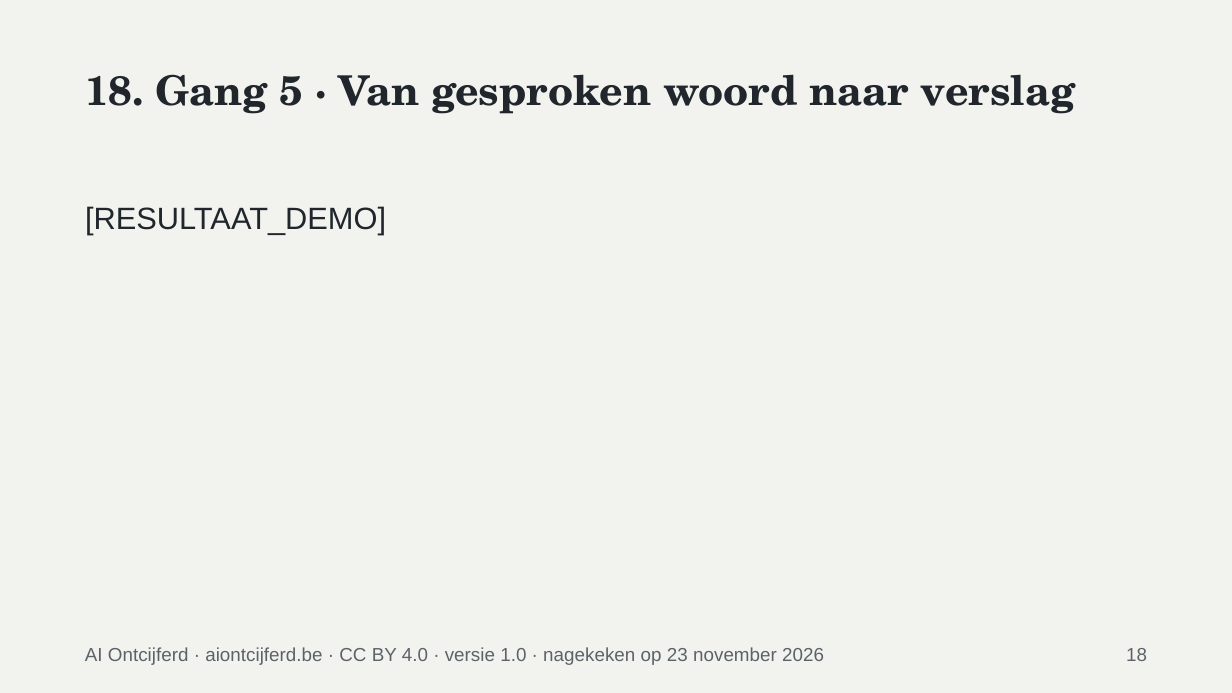
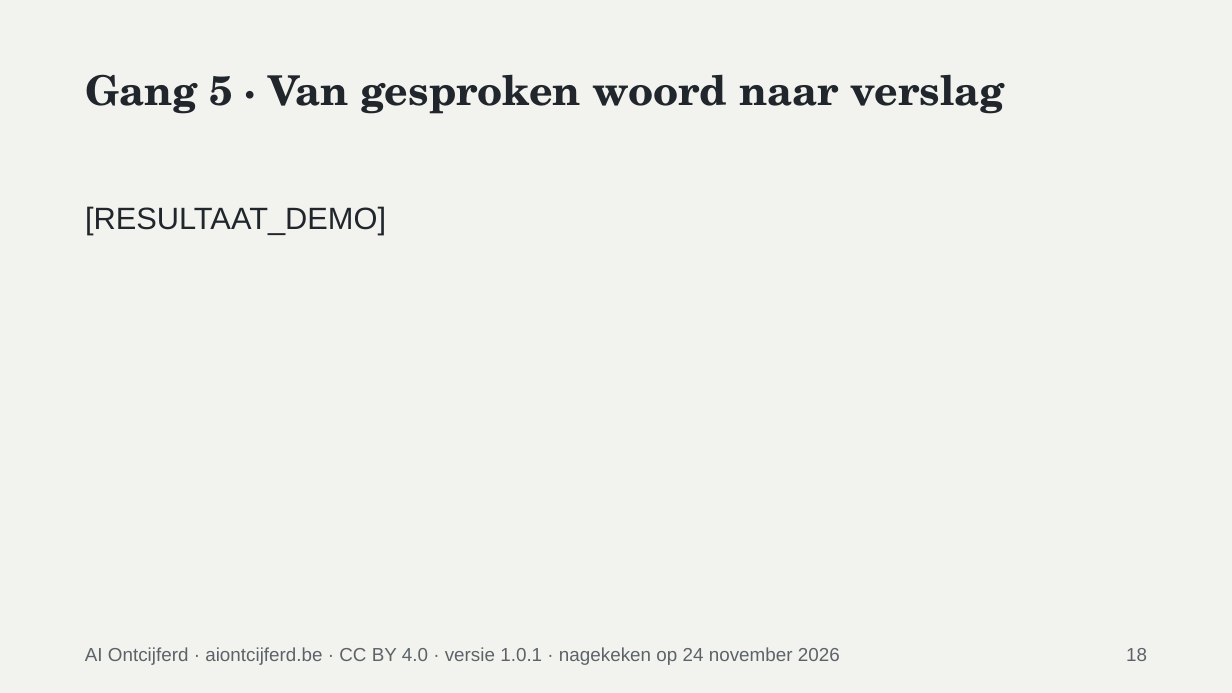
Before and after one commit to nftaurelius/ai-ontcijferd-open, a slide deck: slide 18 of content/materiaal/ai-proeverij/bestanden/02-presentatie/AO-01-presentatie.pptx. Drawn at 1232x693 pixels with LibreOffice and Linux fonts; fonts in the diff are those of the drawing. Boxes give left, top, right and bottom in pixels: in the first picture for what was removed or moved away, otherwise in the second. Text is boxed around its words. In the diff, an @@ line names an element or a change of style, - is before the commit and + after.

```diff
--- a/content/materiaal/ai-proeverij/bestanden/02-presentatie/AO-01-presentatie.pptx
+++ b/content/materiaal/ai-proeverij/bestanden/02-presentatie/AO-01-presentatie.pptx
@@ title at <box>85,74,1005,114</box>: text changed @@
-18. Gang 5 · Van gesproken woord naar verslag
+Gang 5 · Van gesproken woord naar verslag
@@ text at <box>85,647,840,665</box>: text changed @@
-AI Ontcijferd · aiontcijferd.be · CC BY 4.0 · versie 1.0 · nagekeken op 23 november 2026
+AI Ontcijferd · aiontcijferd.be · CC BY 4.0 · versie 1.0.1 · nagekeken op 24 november 2026
```
Also in this commit, not shown: 33 other slides changed, 12 other files.
